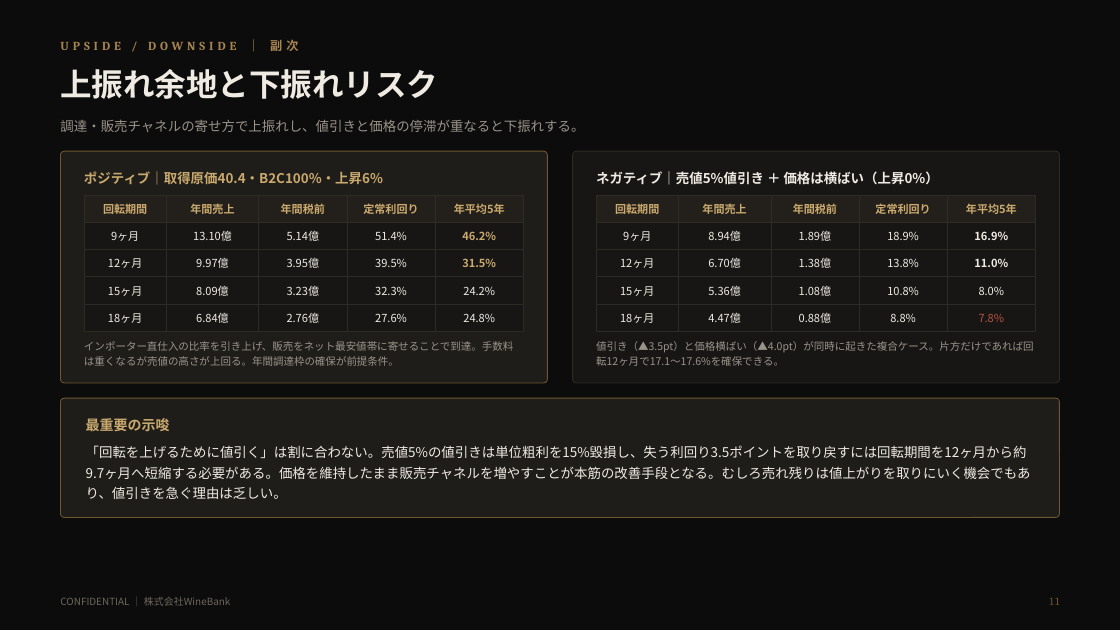
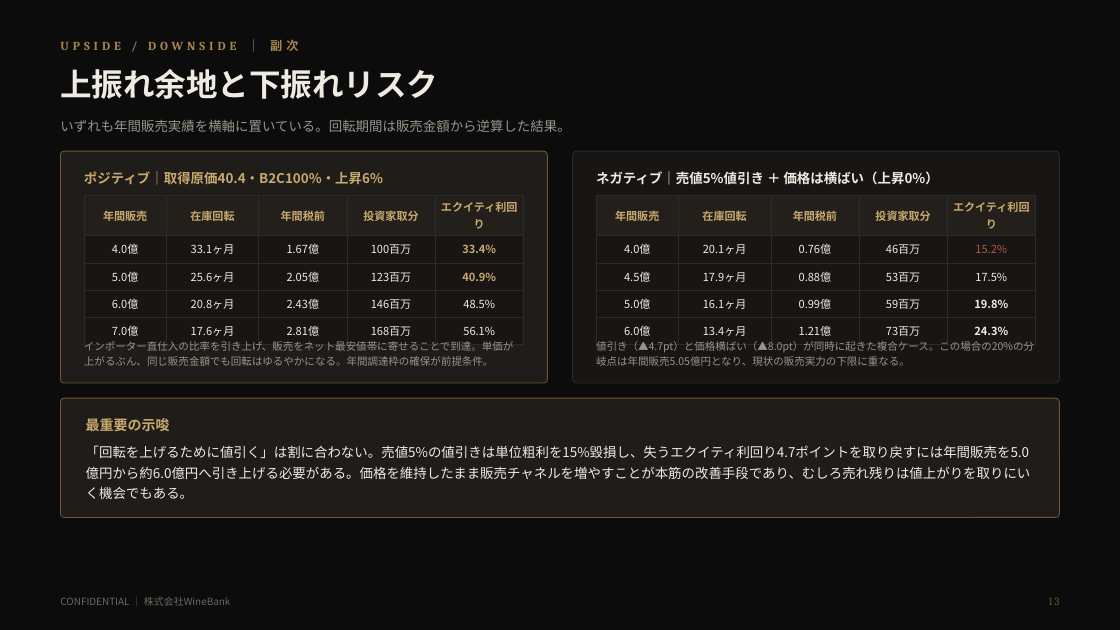
Before and after one commit to nakano-winebank/wine-auction, a slide deck: slide 14 of docs/wine-fund/WineBank_ワインファンドSPC組成提案_5億_20260811.pptx (slide 12 before the commit). Drawn at 1120x630 pixels with LibreOffice and Linux fonts; fonts in the diff are those of the drawing. Boxes give left, top, right and bottom in pixels: in the first picture for what was removed or moved away, otherwise in the second. Text is boxed around its words. In the diff, an @@ line names an element or a change of style, - is before the commit and + after.

```diff
--- a/docs/wine-fund/WineBank_ワインファンドSPC組成提案_5億_20260811.pptx
+++ b/docs/wine-fund/WineBank_ワインファンドSPC組成提案_5億_20260811.pptx
@@ text at box(60, 120, 570, 132): text changed @@
-調達・販売チャネルの寄せ方で上振れし、値引きと価格の停滞が重なると下振れする。
+いずれも年間販売実績を横軸に置いている。回転期間は販売金額から逆算した結果。
@@ table at box(84, 195, 523, 340) @@
-row 1: 回転期間 | 年間売上 | 年間税前 | 定常利回り | 年平均5年
+row 1: 年間販売 | 在庫回転 | 年間税前 | 投資家取分 | エクイティ利回り
-row 2: 9ヶ月 | 13.10億 | 5.14億 | 51.4% | 46.2%
+row 2: 4.0億 | 33.1ヶ月 | 1.67億 | 100百万 | 33.4%
-row 3: 12ヶ月 | 9.97億 | 3.95億 | 39.5% | 31.5%
+row 3: 5.0億 | 25.6ヶ月 | 2.05億 | 123百万 | 40.9%
-row 4: 15ヶ月 | 8.09億 | 3.23億 | 32.3% | 24.2%
+row 4: 6.0億 | 20.8ヶ月 | 2.43億 | 146百万 | 48.5%
-row 5: 18ヶ月 | 6.84億 | 2.76億 | 27.6% | 24.8%
+row 5: 7.0億 | 17.6ヶ月 | 2.81億 | 168百万 | 56.1%
@@ table at box(597, 195, 1036, 340) @@
-row 1: 回転期間 | 年間売上 | 年間税前 | 定常利回り | 年平均5年
+row 1: 年間販売 | 在庫回転 | 年間税前 | 投資家取分 | エクイティ利回り
-row 2: 9ヶ月 | 8.94億 | 1.89億 | 18.9% | 16.9%
+row 2: 4.0億 | 20.1ヶ月 | 0.76億 | 46百万 | 15.2%
-row 3: 12ヶ月 | 6.70億 | 1.38億 | 13.8% | 11.0%
+row 3: 4.5億 | 17.9ヶ月 | 0.88億 | 53百万 | 17.5%
-row 4: 15ヶ月 | 5.36億 | 1.08億 | 10.8% | 8.0%
+row 4: 5.0億 | 16.1ヶ月 | 0.99億 | 59百万 | 19.8%
-row 5: 18ヶ月 | 4.47億 | 0.88億 | 8.8% | 7.8%
+row 5: 6.0億 | 13.4ヶ月 | 1.21億 | 73百万 | 24.3%
@@ text at box(84, 341, 513, 366): text changed @@
-インポーター直仕入の比率を引き上げ、販売をネット最安値帯に寄せることで到達。手数料は重くなるが売値の高さが上回る。年間調達枠の確保が前提条件。
+インポーター直仕入の比率を引き上げ、販売をネット最安値帯に寄せることで到達。単価が上がるぶん、同じ販売金額でも回転はゆるやかになる。年間調達枠の確保が前提条件。
@@ text at box(596, 341, 1034, 366): text changed @@
-値引き（▲3.5pt）と価格横ばい（▲4.0pt）が同時に起きた複合ケース。片方だけであれば回転12ヶ月で17.1〜17.6%を確保できる。
+値引き（▲4.7pt）と価格横ばい（▲8.0pt）が同時に起きた複合ケース。この場合の20%の分岐点は年間販売5.05億円となり、現状の販売実力の下限に重なる。
@@ text at box(86, 445, 1031, 499): text changed @@
-「回転を上げるために値引く」は割に合わない。売値5%の値引きは単位粗利を15%毀損し、失う利回り3.5ポイントを取り戻すには回転期間を12ヶ月から約9.7ヶ月へ短縮する必要がある。価格を維持したまま販売チャネルを増やすことが本筋の改善手段となる。むしろ売れ残りは値上がりを取りにいく機会でもあり、値引きを急ぐ理由は乏しい。
+「回転を上げるために値引く」は割に合わない。売値5%の値引きは単位粗利を15%毀損し、失うエクイティ利回り4.7ポイントを取り戻すには年間販売を5.0億円から約6.0億円へ引き上げる必要がある。価格を維持したまま販売チャネルを増やすことが本筋の改善手段であり、むしろ売れ残りは値上がりを取りにいく機会でもある。
@@ text at box(1049, 598, 1060, 605): text changed @@
-11
+13
```
Also in this commit, not shown: 18 other slides changed, 4 slides added, 5 other files.
